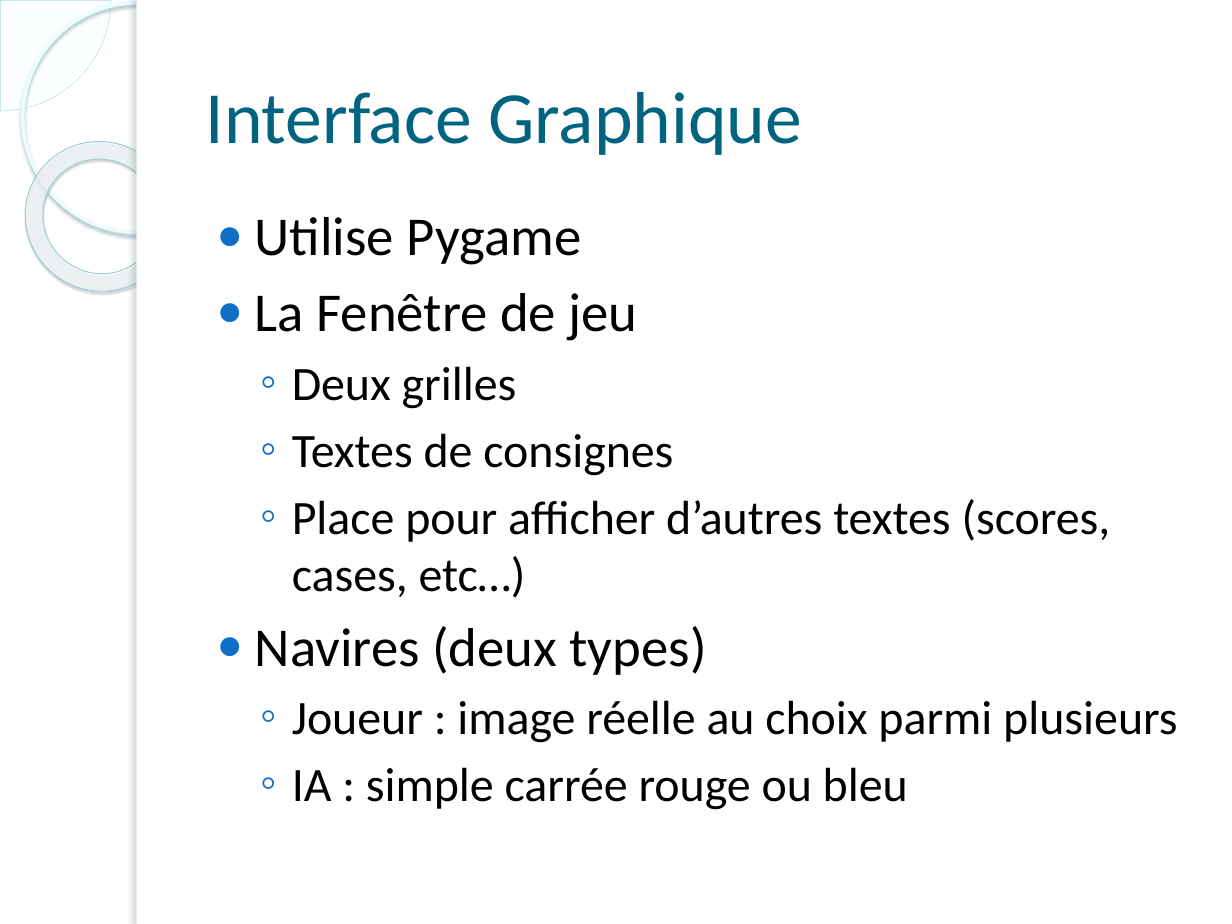
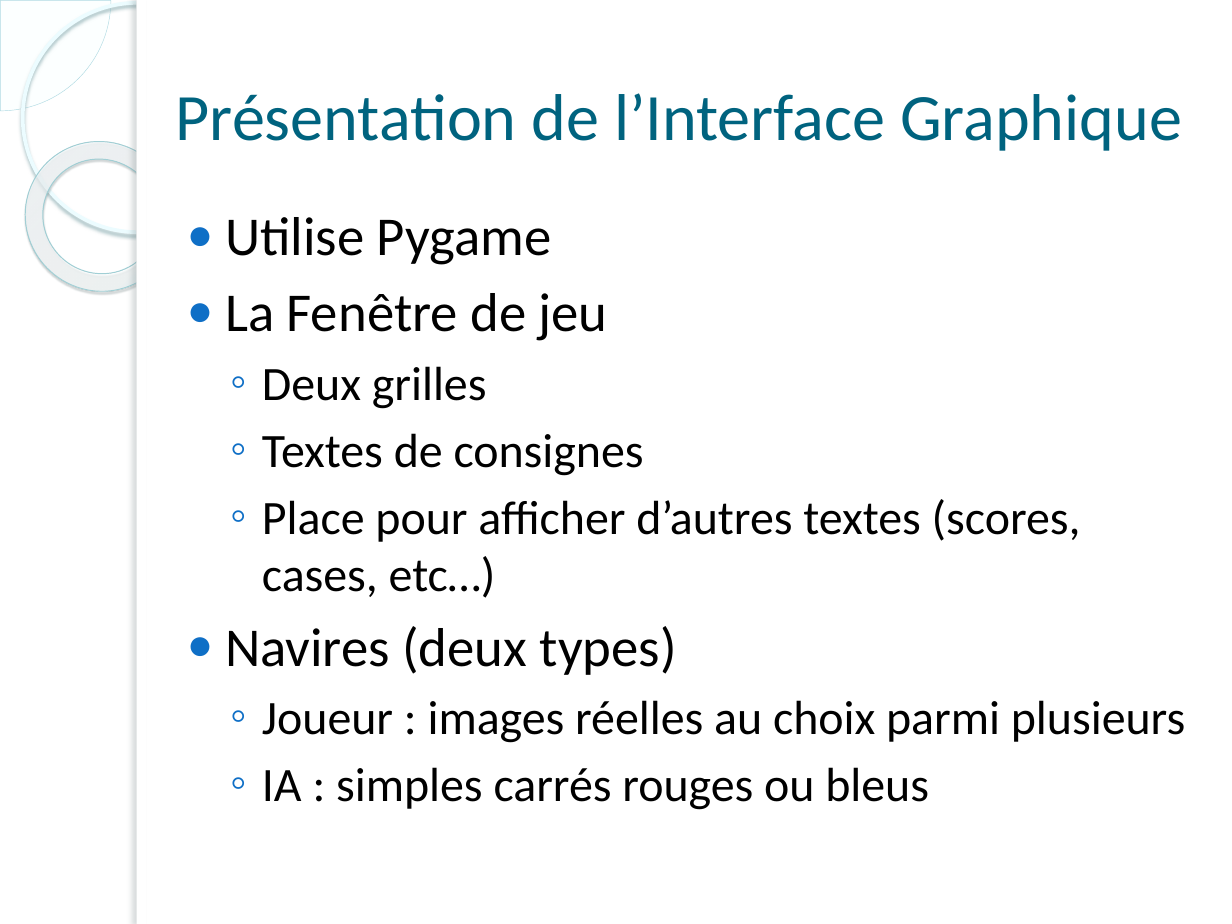
Before and after one commit to bacisn2/projetISN, a slide deck: slide 4 of For Synthèse/Diapo ISN.pptx. Drawn at 1232x924 pixels with LibreOffice and Linux fonts; fonts in the diff are those of the drawing; background and template pictures are left out. Boxes give left, top, right and bottom in pixels: in the first picture for what was removed or moved away, otherwise in the second. Text is boxed around its words. In the diff, an @@ line names an element or a change of style, - is before the commit and + after.

Commit message:
Final Commit
Mise en ligne des derniers documents du projet tel que la synthèse ou le
diaporama de l'oral.
Fichiers textes revus pour faciliter leur lecture et compréhension (les
deux en majuscules sont les plus importants)

```diff
--- a/For Synthèse/Diapo ISN.pptx
+++ b/For Synthèse/Diapo ISN.pptx
@@ title at <box>176,93,1182,151</box>: text changed; size 43 to 38.7 pt @@
-Interface Graphique
+Présentation de l’Interface Graphique
@@ text "Utilise Pygame": place and size @@
-text "Utilise Pygame" at <box>255,217,1177,810</box>
+text "Utilise Pygame" at <box>225,217,1185,810</box>
@@ text at <box>262,700,1185,810</box>: text changed @@
-  ◦ Joueur : image réelle au choix parmi plusieurs
-  ◦ IA : simple carrée rouge ou bleu
+  ◦ Joueur : images réelles au choix parmi plusieurs
+  ◦ IA : simples carrés rouges ou bleus
```
Also in this commit, not shown: 6 other slides changed, 4 slides added, 1 slide removed, 9 other files.
